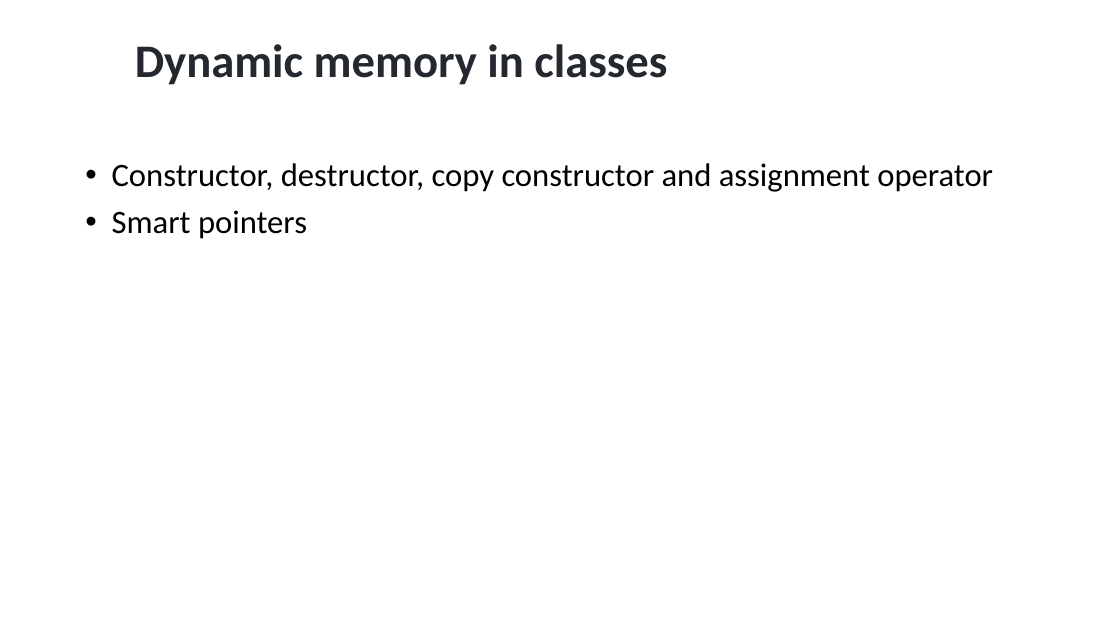
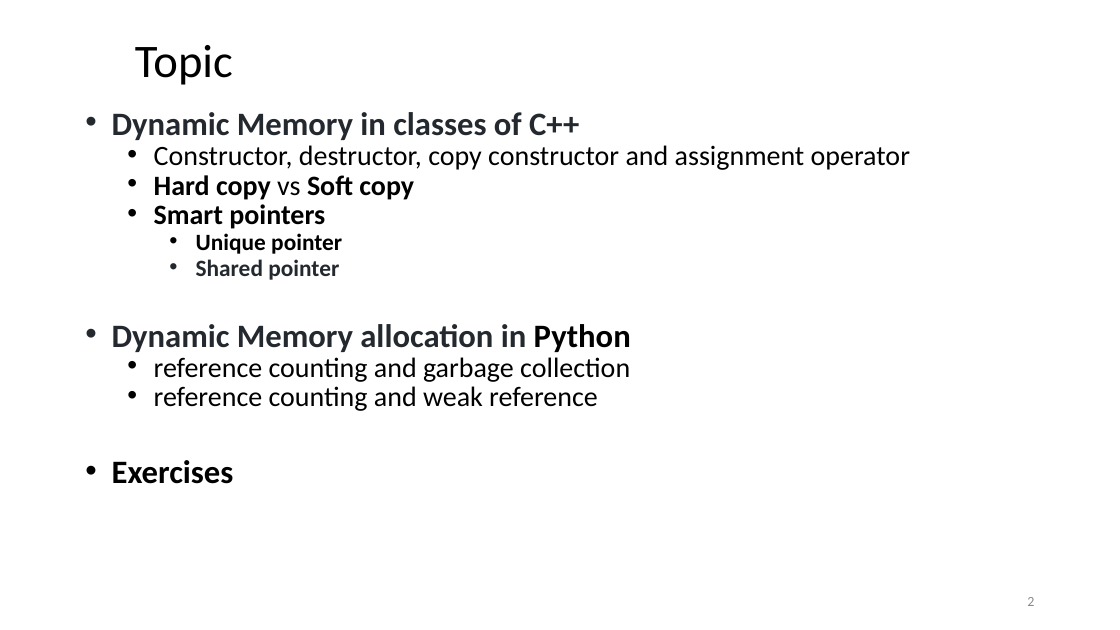
Before and after one commit to ShiqiYu/CPP, a slide deck: slide 2 of week11/Lab11.pptx. Drawn at 1120x630 pixels with LibreOffice and Linux fonts; fonts in the diff are those of the drawing; background and template pictures are left out. Boxes give left, top, right and bottom in pixels: in the first picture for what was removed or moved away, otherwise in the second. Text is boxed around its words. In the diff, an @@ line names an element or a change of style, - is before the commit and + after.

```diff
--- a/week11/Lab11.pptx
+++ b/week11/Lab11.pptx
@@ title at (x1=135, y1=45, x2=233, y2=85): text changed; text colour #24292F to #000000; bold off @@
-Dynamic memory in classes
+Topic
@@ text "Dynamic Memory in classes of ..." moved from (x1=112, y1=163, x2=993, y2=239) to (x1=112, y1=112, x2=910, y2=484) @@
@@ text at (x1=112, y1=112, x2=579, y2=140): paragraph added @@
+• Dynamic Memory in classes of C++
@@ text at (x1=154, y1=145, x2=910, y2=229): size 28 to 24 pt in "Constructor, destructor, copy constructor and assignment ope ...", "Smart pointers"; bold on in "Smart pointers"; list level 1 to 2 in "Constructor, destructor, copy constructor and ..."; line spacing 0.9 to 0.7; list level 1 to 2 in "Smart pointers" @@
@@ text at (x1=154, y1=175, x2=414, y2=200): paragraph added @@
+  • Hard copy vs Soft copy
@@ text at (x1=112, y1=233, x2=631, y2=484): paragraphs added @@
+    • Unique pointer
+    • Shared pointer
+• Dynamic Memory allocation in Python
+  • reference counting and garbage collection
+  • reference counting and weak reference
+• Exercises
@@ page number added at (x1=1027, y1=597, x2=1034, y2=606), 12 pt, text #8C8C8C @@
+2
```
Also in this commit, not shown: 17 other slides changed, 6 slides added, 3 other files.
